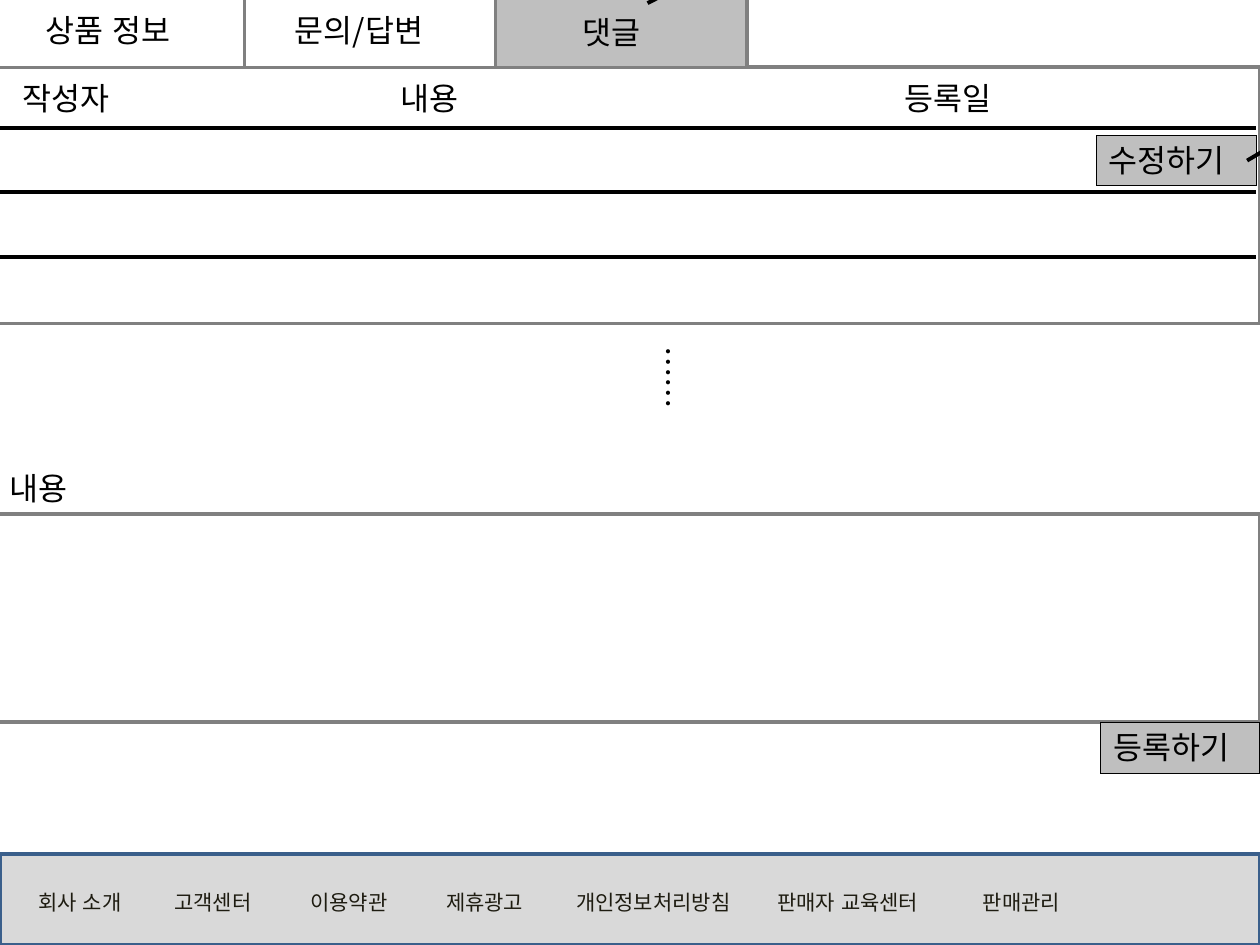
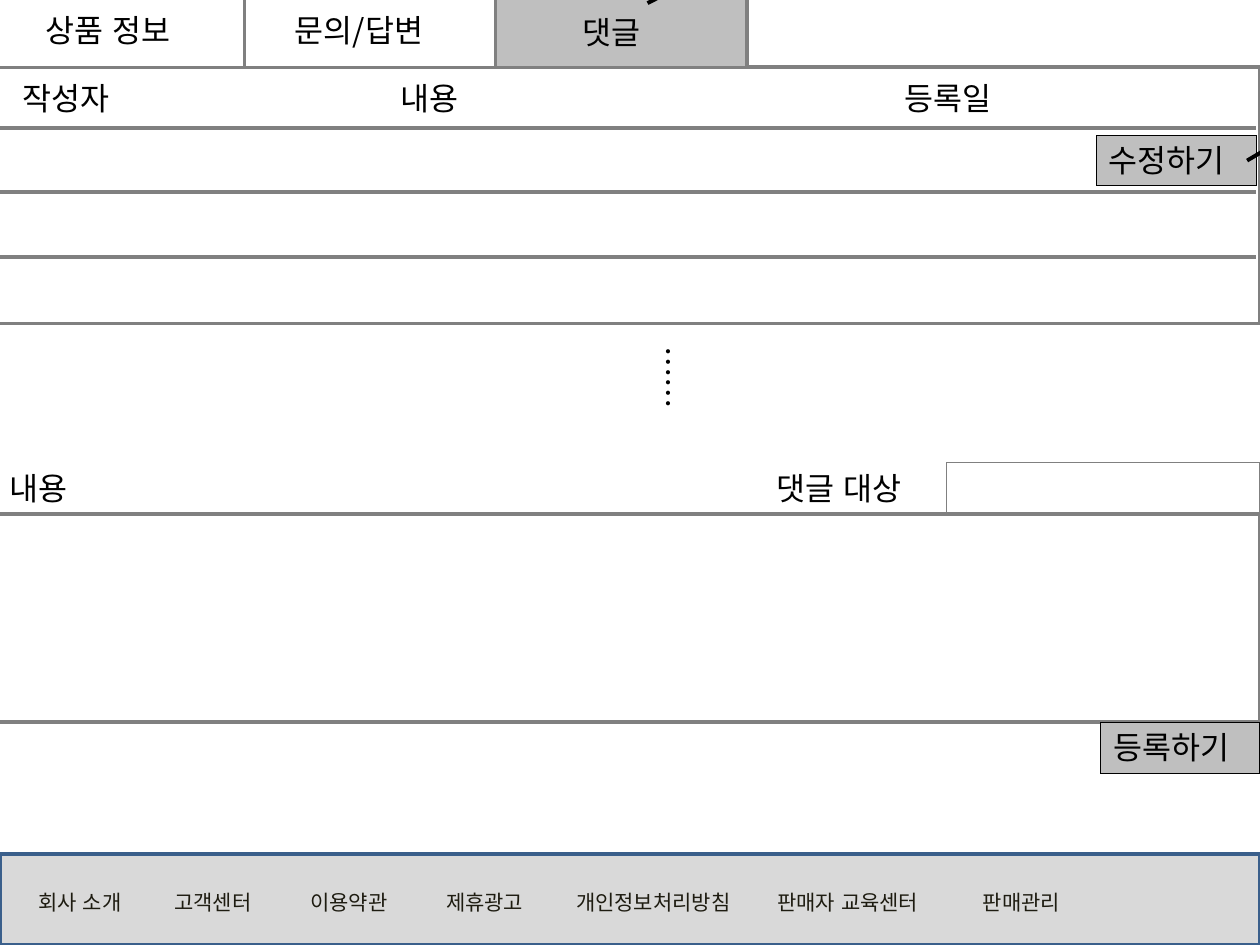
Before and after one commit to rosangels2/market, a slide deck: slide 14 of 포트폴리오/스토리보드/스토리보드.pptx. Drawn at 1260x945 pixels with LibreOffice and Linux fonts; fonts in the diff are those of the drawing. Boxes give left, top, right and bottom in pixels: in the first picture for what was removed or moved away, otherwise in the second. Text is boxed around its words. In the diff, an @@ line names an element or a change of style, - is before the commit and + after.

```diff
--- a/포트폴리오/스토리보드/스토리보드.pptx
+++ b/포트폴리오/스토리보드/스토리보드.pptx
@@ line (0, 129) - (1256, 129): stroke #000000 2.25 pt to #808080 2.25 pt @@
@@ line (0, 192) - (1256, 192): stroke #000000 2.25 pt to #808080 2.25 pt @@
@@ line (0, 257) - (1256, 257): stroke #000000 2.25 pt to #808080 2.25 pt @@
@@ text added at bbox=[777, 474, 901, 503], 18 pt, text #000000 @@
+댓글 대상
@@ rectangle added at bbox=[948, 462, 1260, 513], outline #808080 0.75 pt @@
```
Also in this commit, not shown: 5 other slides changed, 1 slide added, 4 other files.
